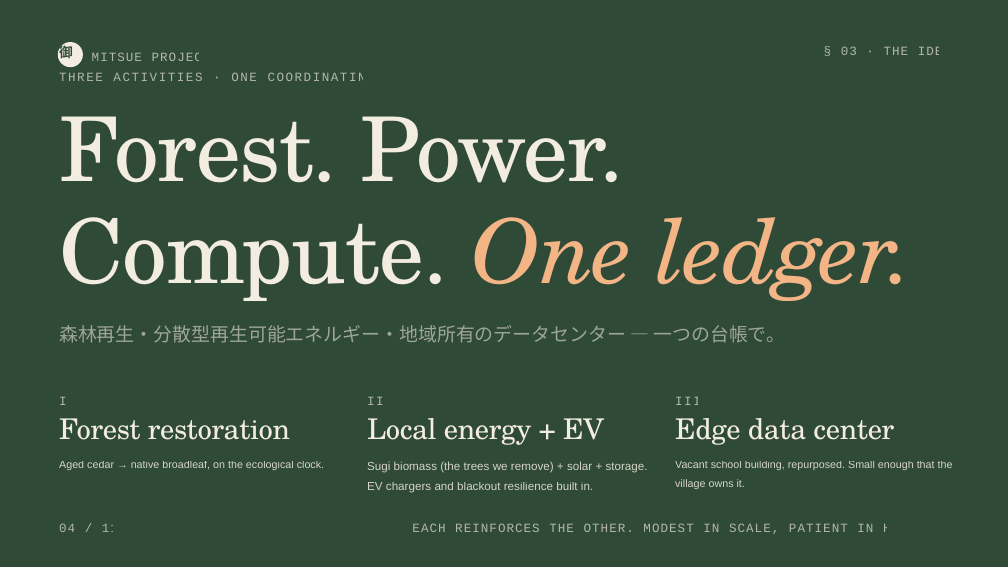
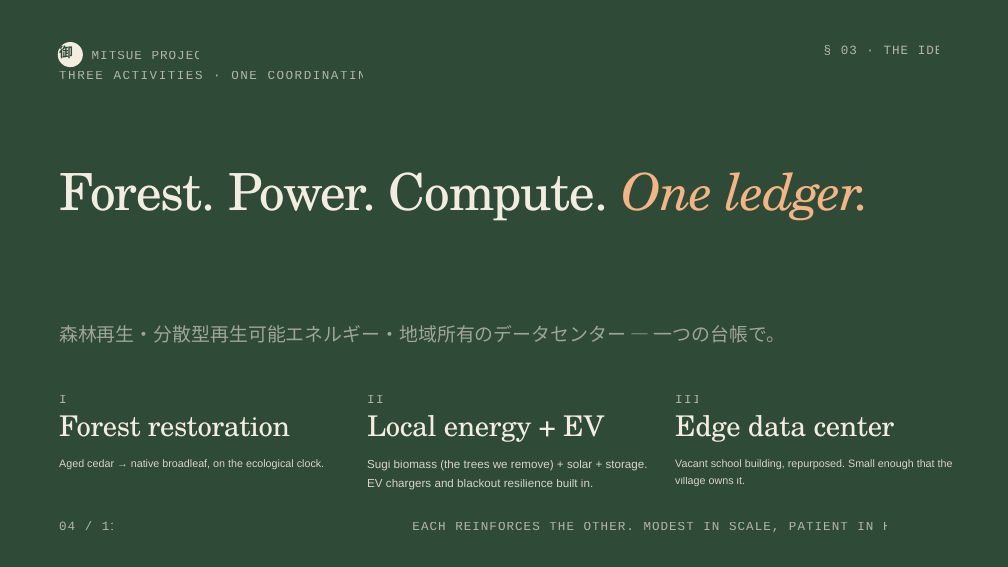
Before and after one commit to robouden/mitsue-ai-data-center, a slide deck: slide 4 of Mitsue Project Presentation.pptx. Drawn at 1008x567 pixels with LibreOffice and Linux fonts; fonts in the diff are those of the drawing. Boxes give left, top, right and bottom in pixels: in the first picture for what was removed or moved away, otherwise in the second. Text is boxed around its words. In the diff, an @@ line names an element or a change of style, - is before the commit and + after.

```diff
--- a/Mitsue Project Presentation.pptx
+++ b/Mitsue Project Presentation.pptx
@@ text "Forest. Power. Compute. One ledger." at <box>59,172,871,221</box>: size 127.5 to 126 pt, now subscript; line spacing 0.95 to 0.93 @@
@@ line spacing 1.45 to 1.35 in 3 elements at <box>59,459,324,469</box>, <box>367,460,648,490</box>, <box>675,459,953,486</box> @@
@@ line spacing 1 to 0.9 in 10 elements at <box>92,51,211,59</box>, <box>59,71,375,79</box>, <box>59,395,67,403</box>, <box>59,415,290,437</box>, <box>367,395,384,403</box>, <box>367,415,604,442</box>, <box>675,395,701,403</box>, <box>675,415,895,442</box>, <box>59,521,118,530</box>, <box>412,522,950,532</box> @@
```
Also in this commit, not shown: 11 other slides changed, 33 other files.
